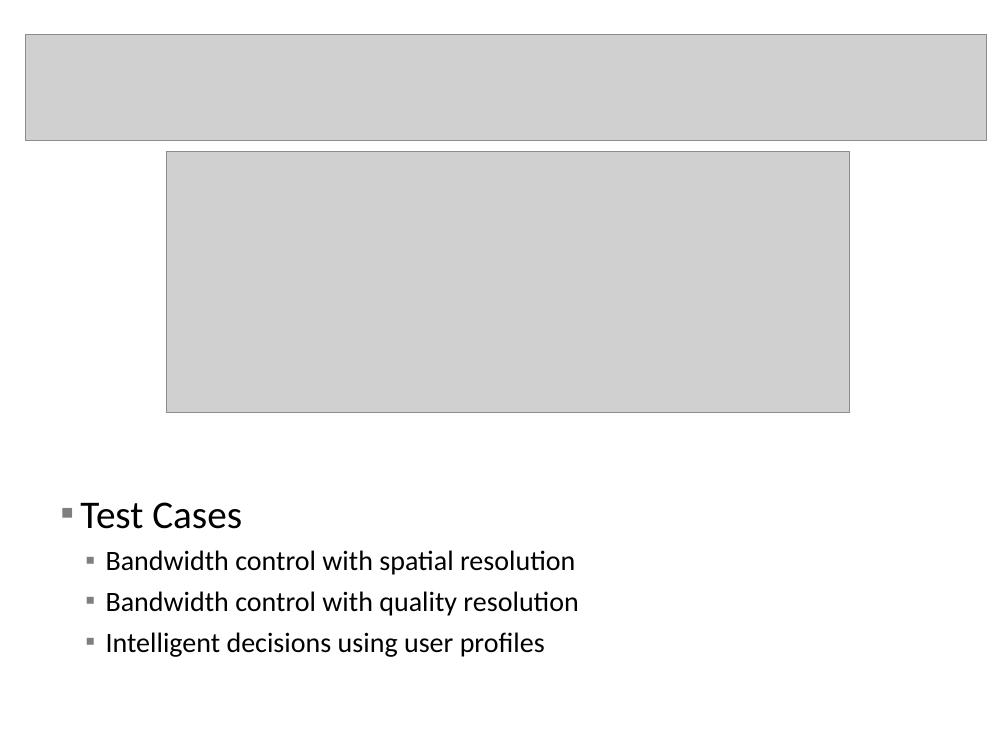
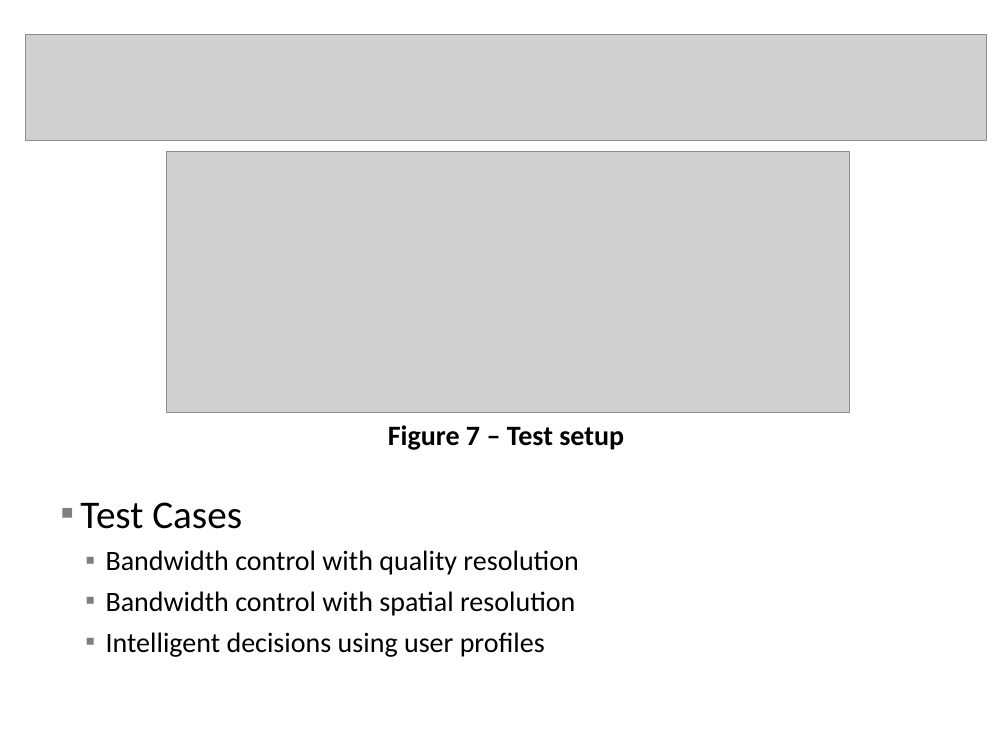
Before and after one commit to mocalab/ScalableVideo, a slide deck: slide 9 of Dustin/OriginalWork/CameraSystemPaper/Camera System Presentation (name TBD).ppt. Drawn at 1008x756 pixels with LibreOffice and Linux fonts; fonts in the diff are those of the drawing; grey boxes stand for pictures; background and template pictures are left out. Boxes give left, top, right and bottom in pixels: in the first picture for what was removed or moved away, otherwise in the second. Text is boxed around its words. In the diff, an @@ line names an element or a change of style, - is before the commit and + after.

```diff
--- a/Dustin/OriginalWork/CameraSystemPaper/Camera System Presentation (name TBD).ppt
+++ b/Dustin/OriginalWork/CameraSystemPaper/Camera System Presentation (name TBD).ppt
@@ text added at [388, 425, 624, 450], 20 pt, text #000000, bold @@
+Figure 7 – Test setup
@@ text at [106, 550, 578, 575]: paragraph added @@
+  ▪ Bandwidth control with quality resolution
@@ text at [106, 591, 578, 616]: paragraph removed @@
-  ▪ Bandwidth control with quality resolution
```
Also in this commit, not shown: 9 other slides changed, 34 other files.
